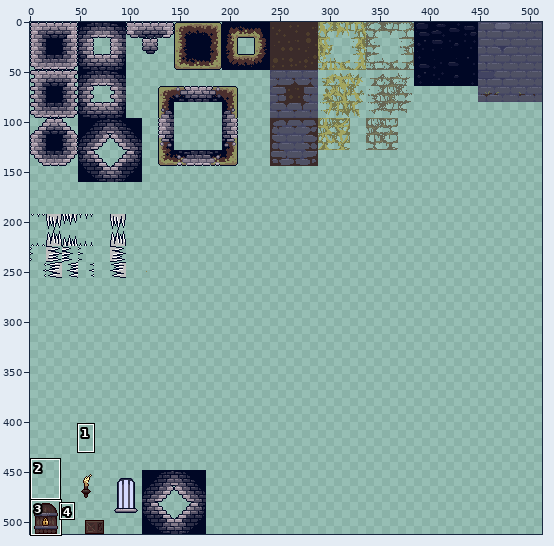
One commit to this sprite sheet: assets/sprites/tilesetv7.png. Above: a wide view before the commit, with the close-up outlined.
Close-up. Earlier state:
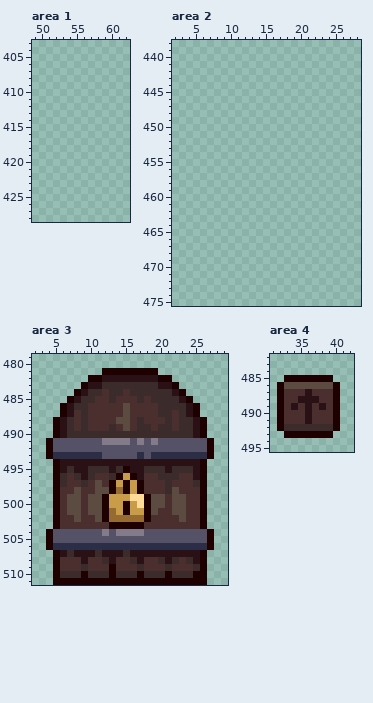
The file is 512x512 pixels. Colours within 5 levels of each other are drawn and written as one. Shown: area 1: x 49..62, y 403..428; area 2: x 2..28, y 438..475; area 3: x 2..29, y 479..511; area 4: x 31..42, y 482..495. The commit also changed other parts of the picture, which this record leaves out.
And afterwards:
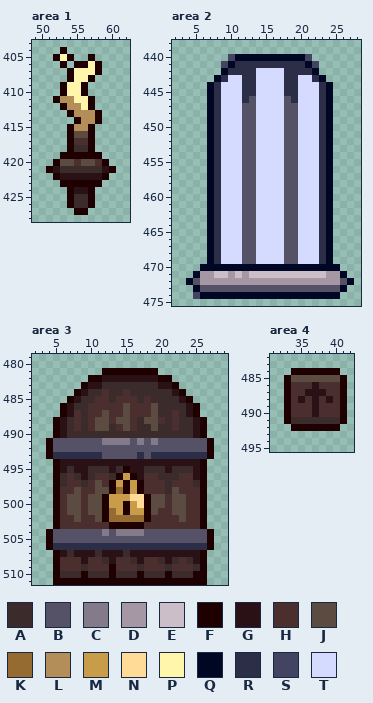
Palette (. is transparent): A #3b2b2a  B #555166  C #847b8a  D #a597a3  E #cbbec9  F #1f0000  G #291115  H #4b2f2e  J #5c4b41  K #956b32  L #b38e58  M #c99c4a  N #ffdb97  P #fff6ab  Q #000725  R #2c2e47  S #424462  T #d5daff
The edit:
--- area 1
@@ x 49..62 @@
 403 ..............
-404 ..............
-405 ..............
-406 ..............
-407 ..............
-408 ..............
-409 ..............
-410 ..............
-411 ..............
-412 ..............
-413 ..............
-414 ..............
-415 ..............
-416 ..............
-417 ..............
-418 ..............
-419 ..............
-420 ..............
-421 ..............
-422 ..............
-423 ..............
-424 ..............
-425 ..............
-426 ..............
-427 ..............
+404 ....F.........
+405 ...FPF..F.....
+406 ....F.FFPF....
+407 .....FPPPF....
+408 .....FPPF.....
+409 ....FPPF......
+410 ....FPPF......
+411 ...FLLPPF.....
+412 ....FLLPF.....
+413 .....FLLLF....
+414 ......FLLF....
+415 .....FLLF.....
+416 .....FJJF.....
+417 .....FHHF.....
+418 .....FAAF.....
+419 ....FFFFFF....
+420 ...FJJHJJHF...
+421 ..FGAAAAAAGF..
+422 ...FGGGGGGF...
+423 ....FFFFFF....
+424 .....FGGF.....
+425 .....FAAF.....
+426 .....FAAF.....
+427 ......FF......
 428 ..............
--- area 2
@@ x 2..28 @@
 439 ...........................
-440 ...........................
-441 ...........................
-442 ...........................
-443 ...........................
-444 ...........................
-445 ...........................
-446 ...........................
-447 ...........................
-448 ...........................
-449 ...........................
-450 ...........................
-451 ...........................
-452 ...........................
-453 ...........................
-454 ...........................
-455 ...........................
-456 ...........................
-457 ...........................
-458 ...........................
-459 ...........................
-460 ...........................
-461 ...........................
-462 ...........................
-463 ...........................
-464 ...........................
-465 ...........................
-466 ...........................
-467 ...........................
-468 ...........................
-469 ...........................
-470 ...........................
-471 ...........................
-472 ...........................
-473 ...........................
-474 ...........................
+440 ........SQQQQQQQQQQS.......
+441 .......SQRRRRRRRRRRQS......
+442 .......QRRRRTTTTRRRRQ......
+443 ......QRTTRRTTTTRRTTRQ.....
+444 .....QRTTTRRTTTTRRTTTRQ....
+445 .....QRTTTRRTTTTRRTTTRQ....
+446 .....QRTTTRBTTTTBRTTTRQ....
+447 .....QRTTTBBTTTTBBTTTRQ....
+448 .....QRTTTBBTTTTBBTTTRQ....
+449 .....QRTTTBBTTTTBBTTTRQ....
+450 .....QRTTTBBTTTTBBTTTRQ....
+451 .....QRTTTBBTTTTBBTTTRQ....
+452 .....QRTTTBBTTTTBBTTTRQ....
+453 .....QRTTTBBTTTTBBTTTRQ....
+454 .....QRTTTBBTTTTBBTTTRQ....
+455 .....QRTTTBBTTTTBBTTTRQ....
+456 .....QRTTTBBTTTTBBTTTRQ....
+457 .....QRTTTBBTTTTBBTTTRQ....
+458 .....QRTTTBBTTTTBBTTTRQ....
+459 .....QRTTTBBTTTTBBTTTRQ....
+460 .....QRTTTBBTTTTBBTTTRQ....
+461 .....QRTTTBBTTTTBBTTTRQ....
+462 .....QRTTTBBTTTTBBTTTRQ....
+463 .....QRTTTBBTTTTBBTTTRQ....
+464 .....QRTTTBBTTTTBBTTTRQ....
+465 .....QRTTTBBTTTTBBTTTRQ....
+466 .....QRTTTBBTTTTBBTTTRQ....
+467 .....QRTTTBBTTTTBBTTTRQ....
+468 .....QRTTTBBTTTTBBTTTRQ....
+469 .....QRTTTBBTTTTBBTTTRQ....
+470 ....QQQQQQQQQQQQQQQQQQQQ...
+471 ...QDDEEDEDEEEEEEEEEEEDDQ..
+472 ..QBDDDDDDDDDDDDDDDDDDDDBQ.
+473 ...QBBBBBBBBBBBBBBBBBBBBQ..
+474 ...SQQQQQQQQQQQQQQQQQQQQ...
 475 ...........................
--- area 3
@@ x 9..21 @@
 485 AAHHAHHHAHAAA
-486 AHHHHHJHHHHAA
-487 AHHHHHJHHHHAA
-488 AHHHHJJHAHHHA
-489 AHHHAHJHAAHAA
+486 AHHHHHJHHHJAA
+487 AHHJHHJHHHJAA
+488 AHJJHJJHAJJHA
+489 AHJJAHJHAAJAA
 490 AAAAAAAAAAAAA
--- area 4
@@ x 31..42 @@
 483 ............
-484 ............
-485 ..FFFFFFF...
-486 .FJJJJJJJF..
-487 .FHHHGHHHF..
-488 .FHHGGGHHF..
-489 .FHGHGHGHF..
-490 .FHHHGHHHF..
-491 .FHHHGHHHF..
-492 .FAAAAAAAF..
-493 ..FFFFFFF...
+484 ...FFFFFFF..
+485 ..FJJJJJJJF.
+486 ..FHHHGHHHF.
+487 ..FHHGGGHHF.
+488 ..FHGHGHGHF.
+489 ..FHHHGHHHF.
+490 ..FHHHGHHHF.
+491 ..FAAAAAAAF.
+492 ...FFFFFFF..
+493 ............
 494 ............
